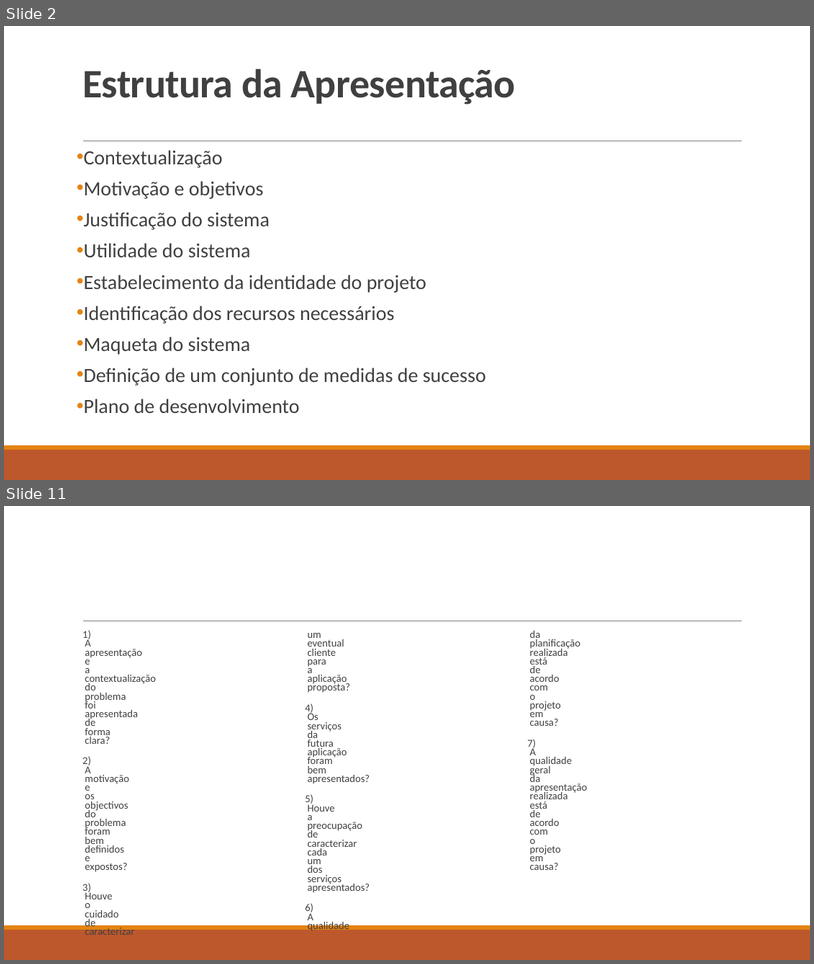
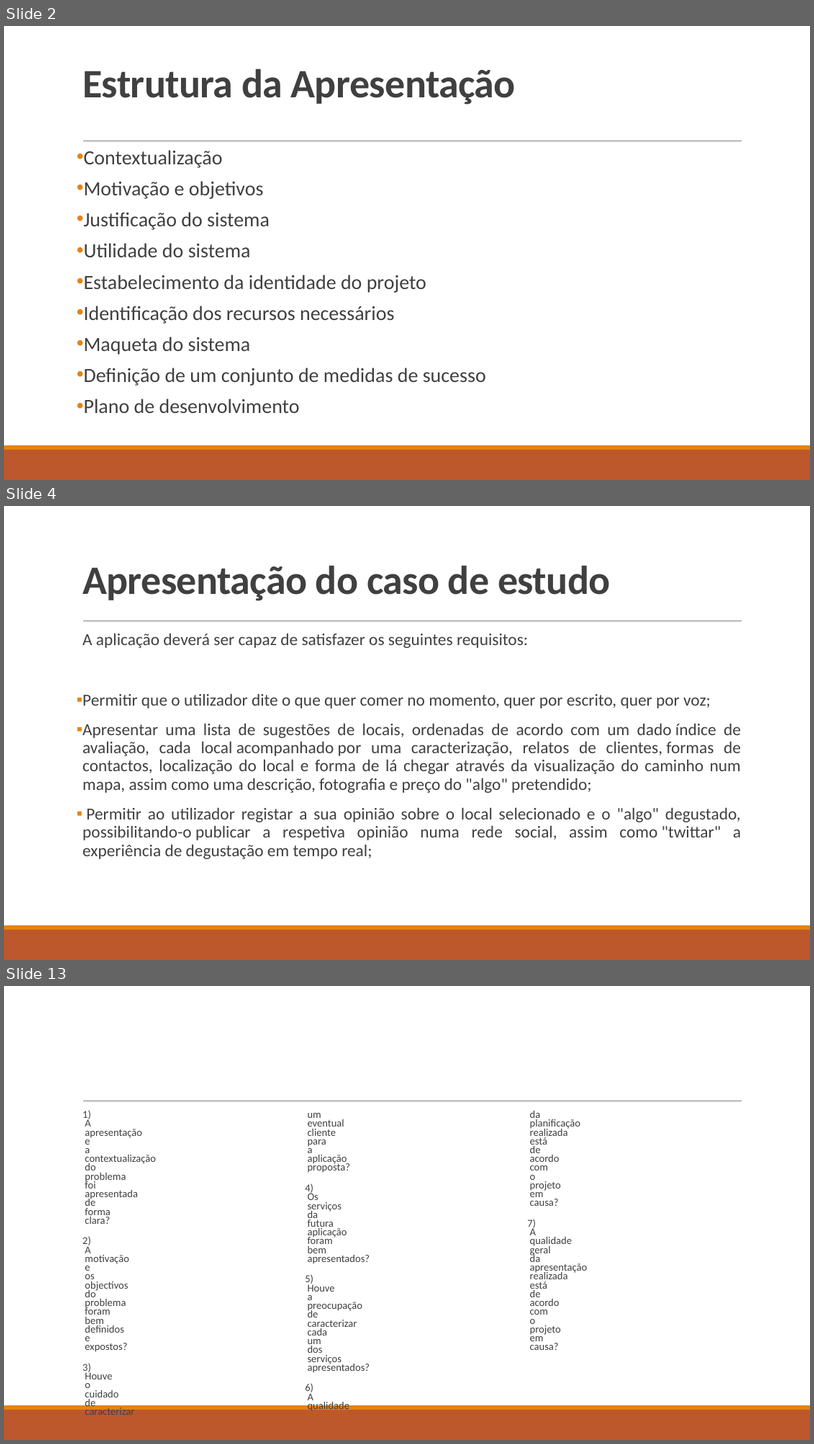
Before and after one commit to natawild/LI4-16-17, a slide deck: Etapa1/Apresentação1fase.pptx. Shown one above the other, each under a label of ours: slides 2 and 11 before the commit, slides 2, 4 and 13 after it; the slides between them are not shown. The pictures are 814x964 and 814x1444 pixels, drawn with LibreOffice and Linux fonts; fonts in the diff are those of the drawing. Boxes give left, top, right and bottom in pixels: in the first picture for what was removed or moved away, otherwise in the second. Text is boxed around its words. In the diff, an @@ line names an element or a change of style, - is before the commit and + after.

Commit message:
inseri quase tudo o que tínhamos no relat

```diff
--- a/Etapa1/Apresentação1fase.pptx
+++ b/Etapa1/Apresentação1fase.pptx
@@ slide 4 added at bbox=[4, 506, 810, 960], background #FFFFFF; not listed: 3 template elements that a slide beside it also shows @@
@@ title added at bbox=[82, 565, 610, 601], 48 pt, text #404040, bold @@
+Apresentação do caso de estudo
@@ text added at bbox=[82, 633, 741, 859], 20 pt, text #404040 @@
+  A aplicação deverá ser capaz de satisfazer os seguintes requisitos:
+▪ Permitir que o utilizador dite o que quer comer no momento, quer por escrito, quer por voz;
+▪ Apresentar uma lista de sugestões de locais, ordenadas de acordo com um dado índice de avaliação, cada local acompanhado por uma caracterização, relatos de clientes, formas de contactos, localização do local e forma de lá chegar através da visualização do caminho num mapa, assim como uma descrição, fotografia e preço do "algo" pretendido;
+▪ Permitir ao utilizador registar a sua opinião sobre o local selecionado e o "algo" degustado, possibilitando-o publicar a respetiva opinião numa rede social, assim como "twittar" a experiência de degustação em tempo real;
@@ what was slide 11 is now slide 13 @@
```
Also in this commit, not shown: 8 slides changed, 2 other slides added, 1 slide removed.
